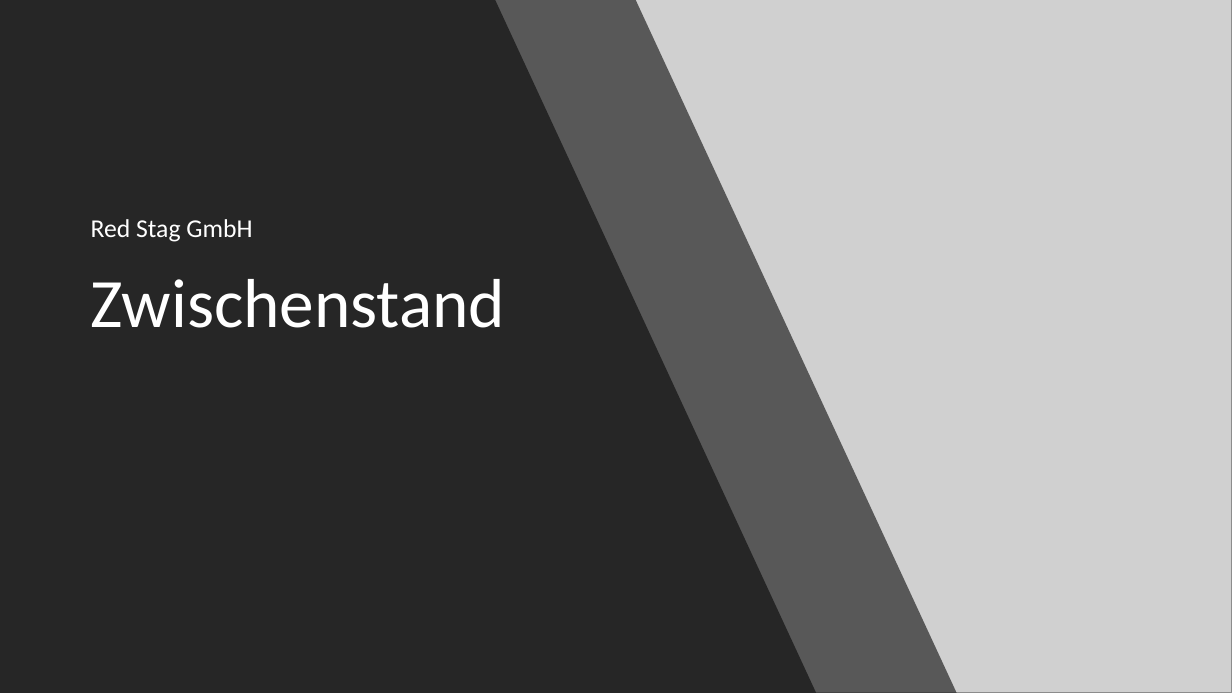
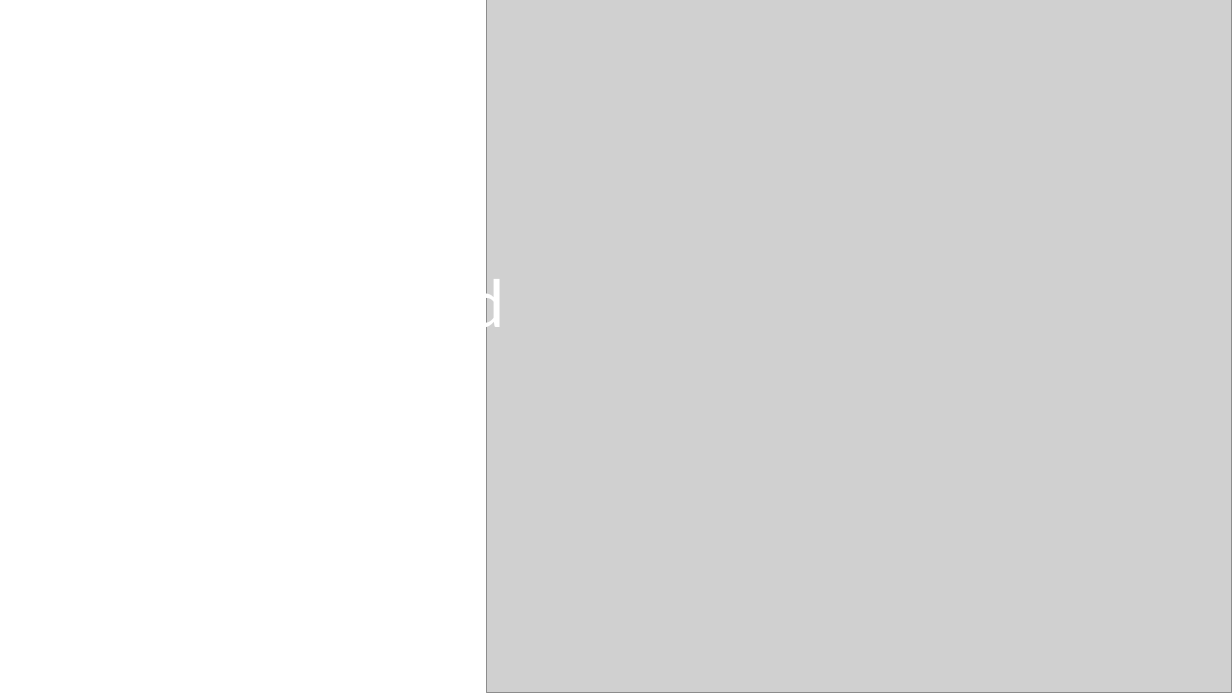
Before and after one commit to Masterarth/PM, a slide deck: slide 1 of documents/projectmanagement/Praesentationen/Vorstellung_Zwischenpräsentation - Kopie.pptx. Drawn at 1232x693 pixels with LibreOffice and Linux fonts; fonts in the diff are those of the drawing; grey boxes stand for pictures. Boxes give left, top, right and bottom in pixels: in the first picture for what was removed or moved away, otherwise in the second. Text is boxed around its words. In the diff, an @@ line names an element or a change of style, - is before the commit and + after.

```diff
--- a/documents/projectmanagement/Praesentationen/Vorstellung_Zwischenpräsentation - Kopie.pptx
+++ b/documents/projectmanagement/Praesentationen/Vorstellung_Zwischenpräsentation - Kopie.pptx
@@ freeform shape removed at [0, 0, 958, 693] @@
@@ freeform shape removed at [0, 0, 816, 693] @@
@@ subtitle removed at [91, 219, 252, 242] @@
-Red Stag GmbH
```
Also in this commit, not shown: 2 other slides changed, 4 slides added.
